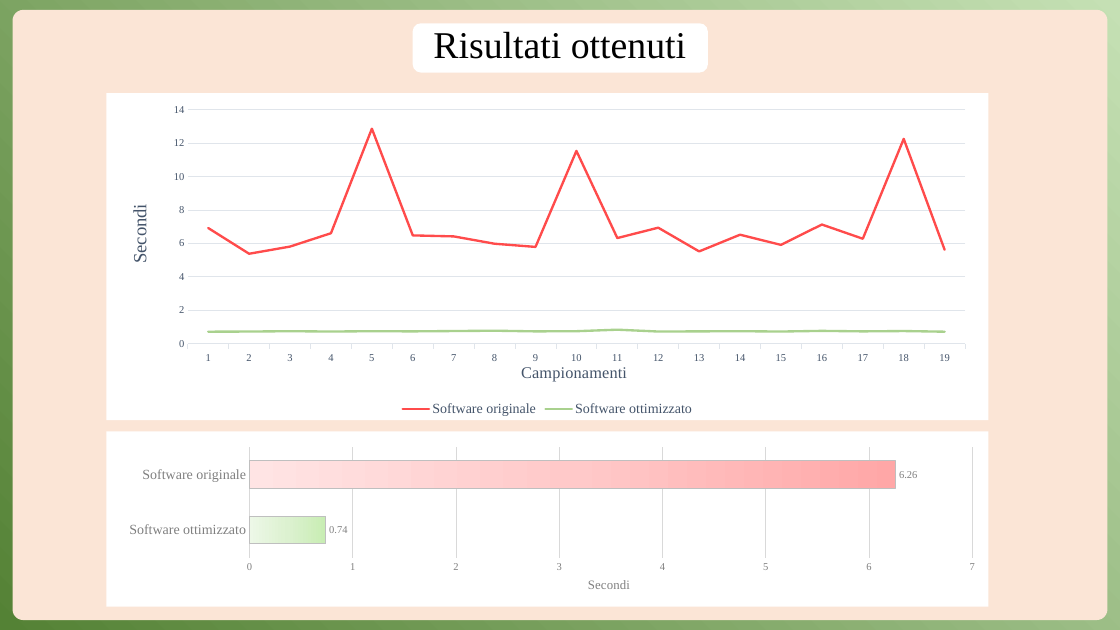
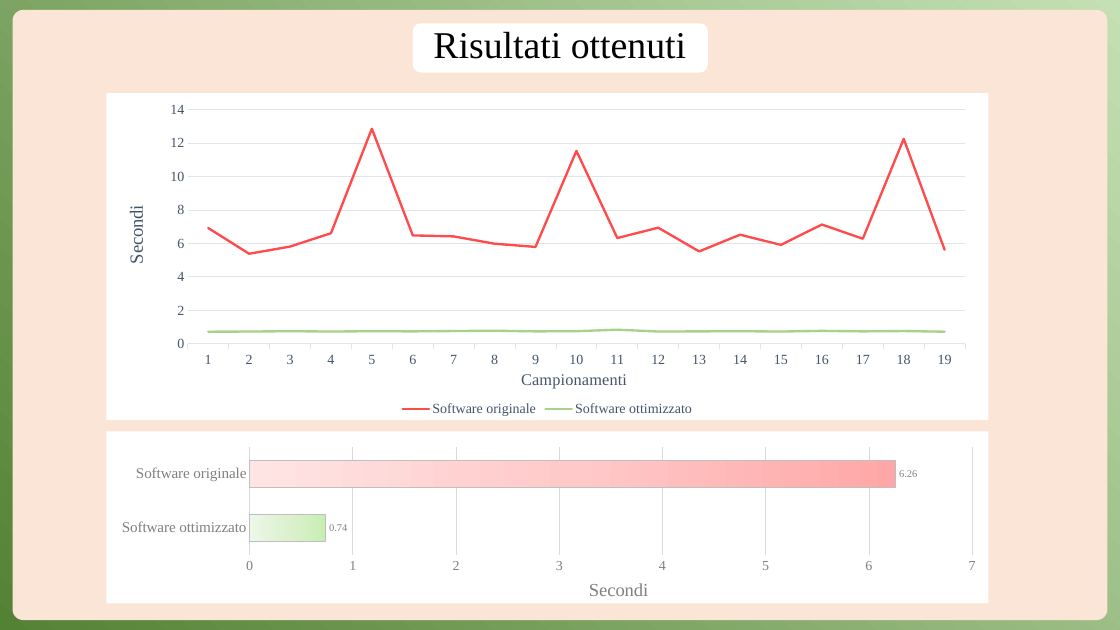
Before and after one commit to Anrighe/Tesi-Laurea-Triennale-Informatica-Unimore, a slide deck: slide 20 of Presentazione_Tesi_Triennale_Informatica_Unimore_2022_2023_Enrico_Marras_152336.pptx (slide 19 before the commit). Drawn at 1120x630 pixels with LibreOffice and Linux fonts; fonts in the diff are those of the drawing. Boxes give left, top, right and bottom in pixels: in the first picture for what was removed or moved away, otherwise in the second. Text is boxed around its words. In the diff, an @@ line names an element or a change of style, - is before the commit and + after.

Commit message:
presentation wip

```diff
--- a/Presentazione_Tesi_Triennale_Informatica_Unimore_2022_2023_Enrico_Marras_152336.pptx
+++ b/Presentazione_Tesi_Triennale_Informatica_Unimore_2022_2023_Enrico_Marras_152336.pptx
@@ line chart at box(107, 93, 989, 420) @@
@@ category axis changed @@
@@ value axis changed @@
@@ bar chart at box(107, 432, 989, 607) @@
@@ category axis changed @@
@@ value axis changed @@
```
Also in this commit, not shown: 15 other slides changed, 4 slides added, 1 slide removed.
